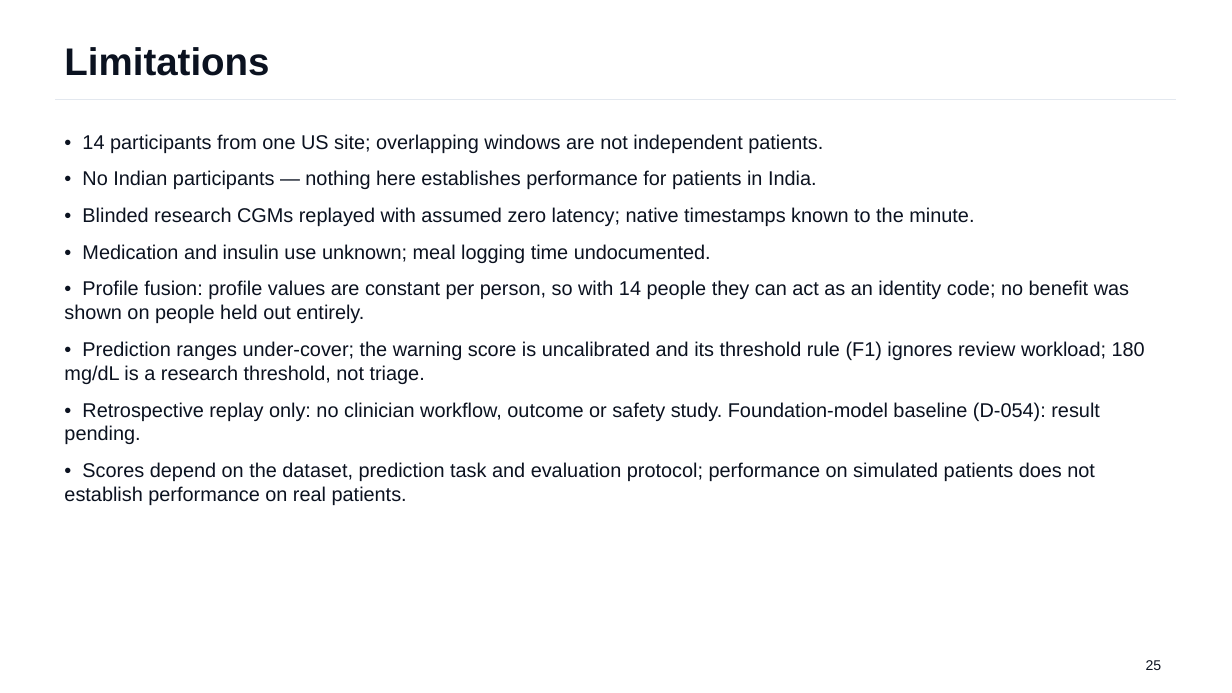
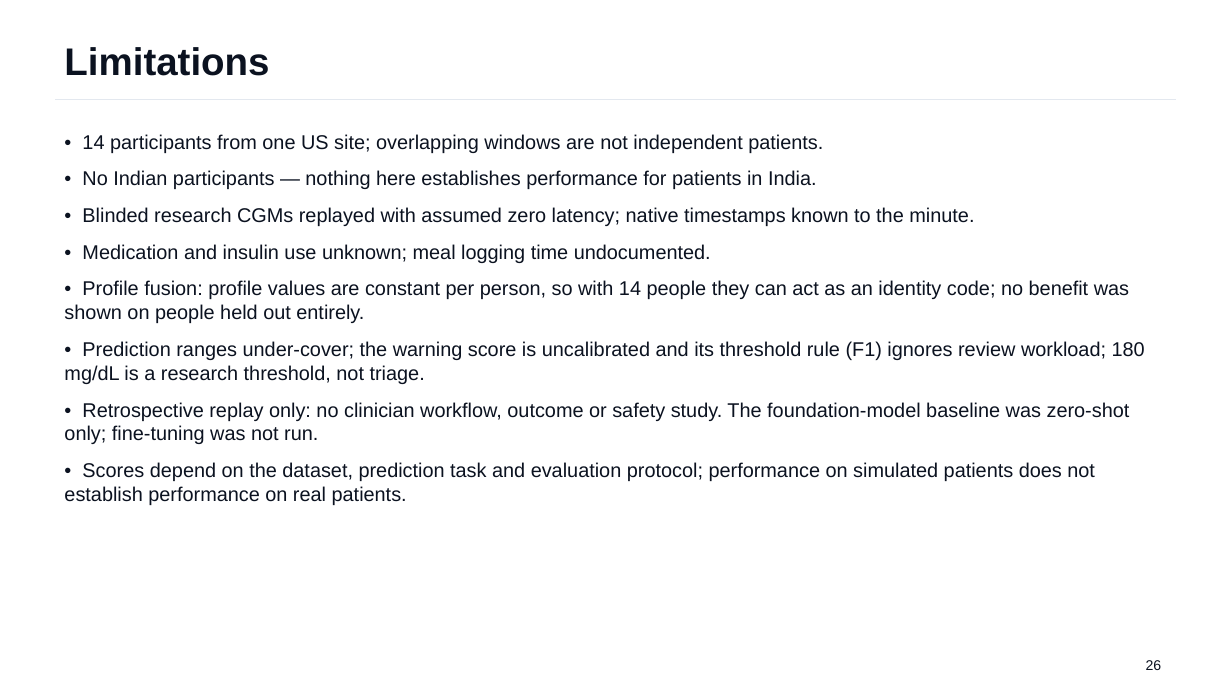
Before and after one commit to Avi36005/DigitalTwin-Challenge-Kryptonite, a slide deck: slide 26 of docs/submission/GlucoTwin_Presentation.pptx (slide 25 before the commit). Drawn at 1232x693 pixels with LibreOffice and Linux fonts; fonts in the diff are those of the drawing. Boxes give left, top, right and bottom in pixels: in the first picture for what was removed or moved away, otherwise in the second. Text is boxed around its words. In the diff, an @@ line names an element or a change of style, - is before the commit and + after.

Commit message:
submission: deck reads D-054 from its saved summary; Shanghai rows name the cohort's second opening; D-053 stays pending

```diff
--- a/docs/submission/GlucoTwin_Presentation.pptx
+++ b/docs/submission/GlucoTwin_Presentation.pptx
@@ text at (x1=64, y1=402, x2=1130, y2=444): text changed @@
-• Retrospective replay only: no clinician workflow, outcome or safety study. Foundation-model baseline (D-054): result pending.
+• Retrospective replay only: no clinician workflow, outcome or safety study. The foundation-model baseline was zero-shot only; fine-tuning was not run.
@@ text at (x1=1146, y1=660, x2=1162, y2=670): text changed @@
-25
+26
```
Also in this commit, not shown: 6 other slides changed, 1 slide added, 3 other files.
